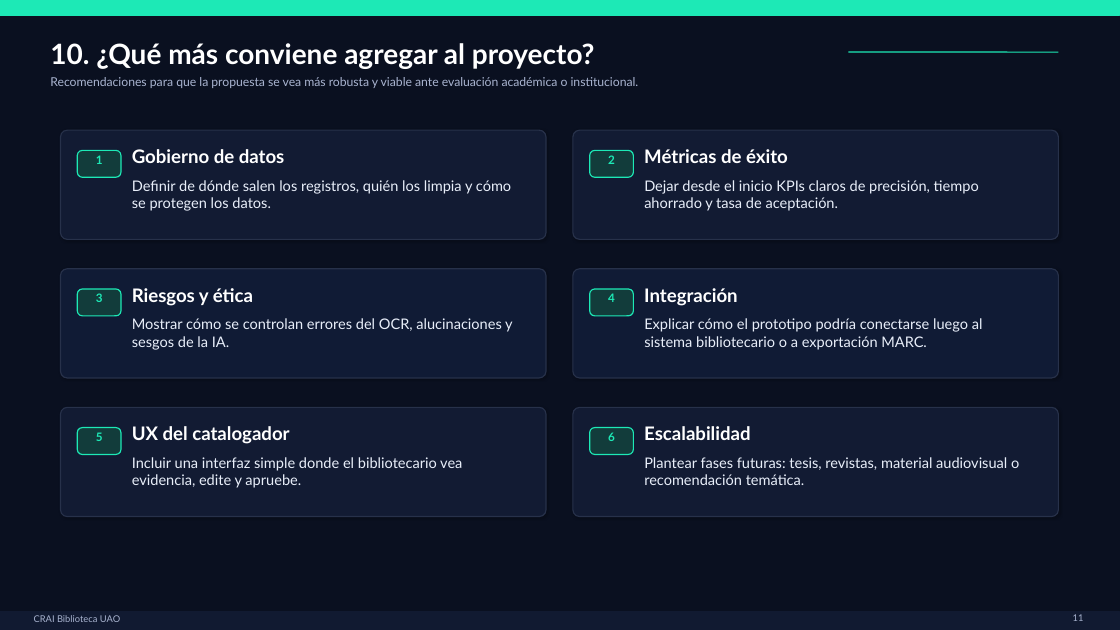
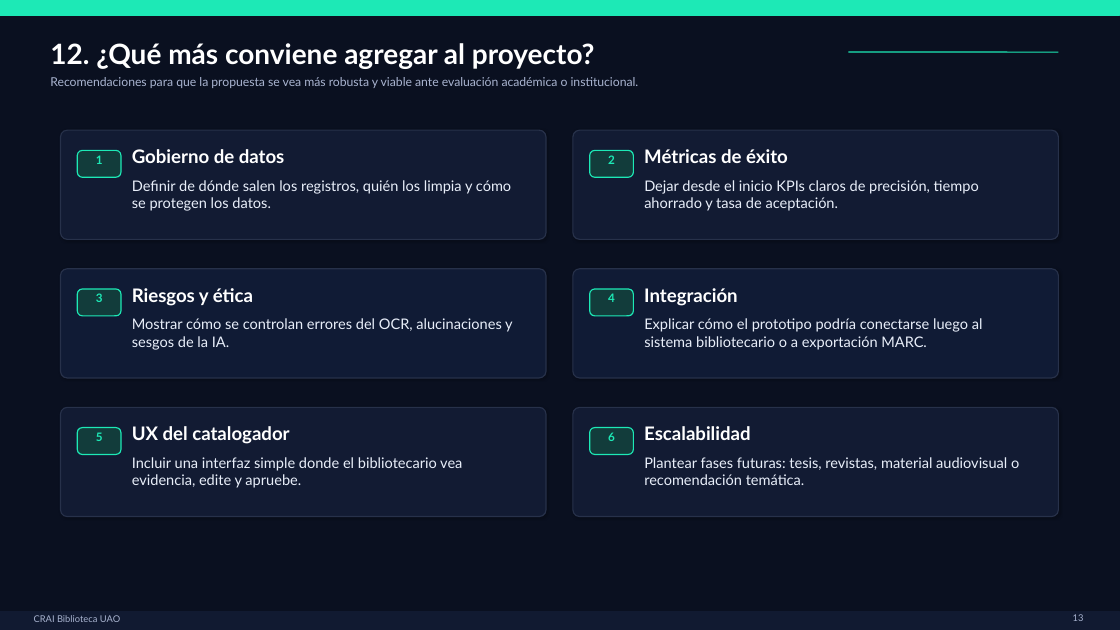
Before and after one commit to caesar-dat-com/ia-biblioteca-uao, a slide deck: slide 13 of Agente_IA_Biblioteca_UAO_empresarial_v2.pptx (slide 11 before the commit). Drawn at 1120x630 pixels with LibreOffice and Linux fonts; fonts in the diff are those of the drawing. Boxes give left, top, right and bottom in pixels: in the first picture for what was removed or moved away, otherwise in the second. Text is boxed around its words. In the diff, an @@ line names an element or a change of style, - is before the commit and + after.

```diff
--- a/Agente_IA_Biblioteca_UAO_empresarial_v2.pptx
+++ b/Agente_IA_Biblioteca_UAO_empresarial_v2.pptx
@@ text at [50,43,595,69]: text changed @@
-10. ¿Qué más conviene agregar al proyecto?
+12. ¿Qué más conviene agregar al proyecto?
@@ page number at [1073,614,1084,621]: text changed @@
-11
+13
```
Also in this commit, not shown: 2 other slides changed, 2 slides added, 1 other file.
